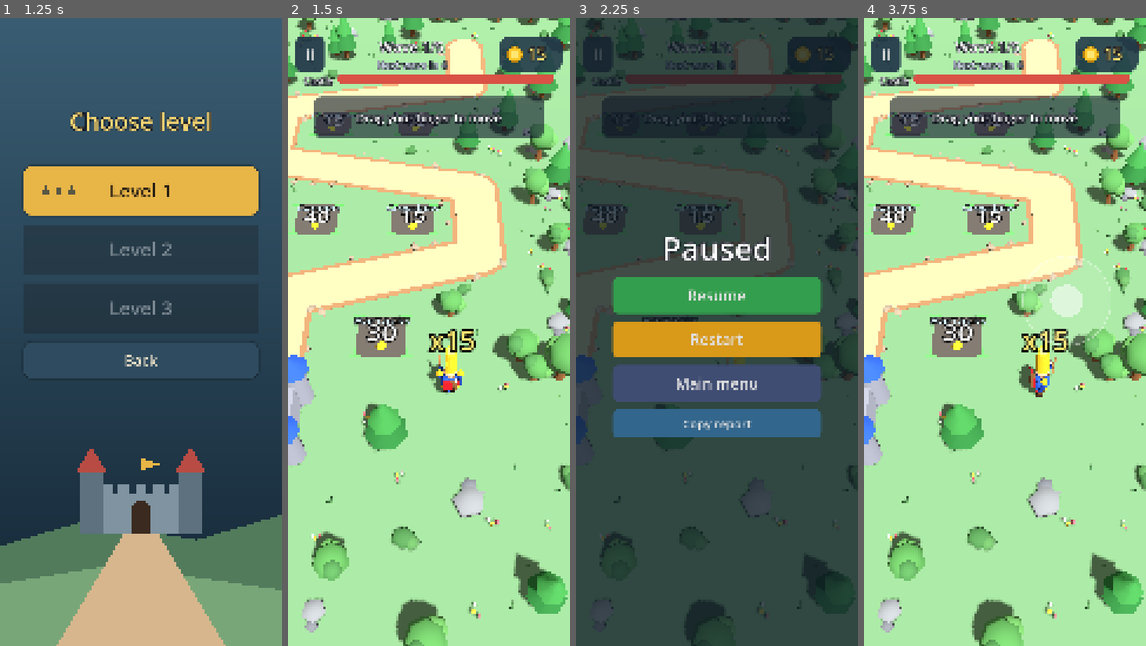
Above: before the commit, frames 1-4 (left to right).
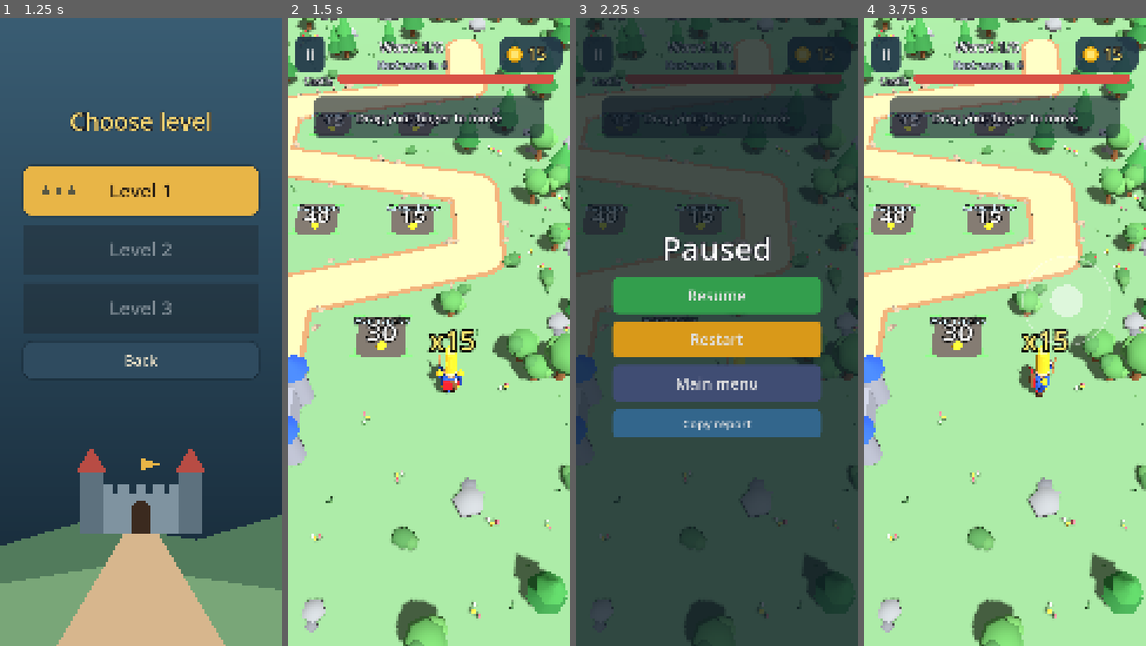
Above: after the commit, the same moments.

Repository: legioner666/Game-
Game: Godot game, scene res://main.tscn
The game is run twice, just before and just after one commit, with the same random seed, the same clock (stepped at 60 frames per second) and the same inputs.
Inputs (mouse positions are in pixels of both pictures, inside the frame that each line leads up to):
- Up to frame 1 (1.25 s): click "Play" at 0.5 s
- Up to frame 2 (1.5 s): click "Level 1" at 1.25 s
- Up to frame 3 (2.25 s): click "II" at 2 s
- Up to frame 4 (3.75 s): click "Restart" at 2.75 s; tap Enter at 3.5 s; move the mouse to (1067, 300) at 3.52 s; hold Right (ui_right) from 3.53 s (still down); click (1067, 300) at 3.67 s

Frame 1 is identical in both runs. In frame 2, 3.0% of the frame differs, in the area x 0-100%, y 0-90%; in frame 3, 0.4%; in frame 4, 3.0%.

Commit message:
Levels 2/3: two extra build plates (late-game coin sink), steeper late waves
Report: all levels cleared at 20/20 with every tower maxed by wave 4-5 and up to 229 coins left on the ground.

Co-Authored-By: Claude Sonnet 5.5 <noreply@anthropic.com>
Claude-Session: https://claude.ai/code/session_01Vo2zMfmpPBAjaiyM3QAnEB

Diff:
--- a/godot/game.gd
+++ b/godot/game.gd
@@ -75,14 +75,17 @@
 	{"kind": "cannon", "pos": Vector3(-3, 0, 4)},
 	{"kind": "crossbow", "pos": Vector3(3, 0, 4)},
 	{"kind": "barracks", "pos": Vector3(1.5, 0, 12.8)},
+	{"kind": "crossbow", "pos": Vector3(3, 0, -13), "min_level": 1},
+	{"kind": "cannon", "pos": Vector3(-6.5, 0, 6.5), "min_level": 1},
 ]
 # Група: [тип, кількість, старт (с), інтервал (с)]
-const LEVEL_MULT := [1.0, 2.1, 2.4]
+const LEVEL_MULT := [1.0, 2.6, 3.4]
+const LEVEL_START_MULT := [1.0, 1.3, 1.35]
 const LEVEL_HP := [1.0, 1.2, 1.3]
 const LEVEL_SPD := [1.0, 1.04, 1.06]
 const LEVEL_COIN := [1.0, 1.1, 1.25]
 const LEVEL_START := [15, 20, 30]
-const LEVEL_BRUTES := [0, 2, 3]
+const LEVEL_BRUTES := [0, 2, 4]
 const WAVES := [
 	[[0, 7, 0.0, 1.2]],
 	[[0, 11, 0.0, 1.0], [1, 4, 4.0, 1.8]],
@@ -421,7 +424,7 @@
 	var out: Array = []
 	for wi in WAVES.size():
 		# складність наростає: перша хвиля м'якша, остання — повна
-		var mw: float = lerpf(1.0 + (m - 1.0) * 0.25, m, float(wi) / (WAVES.size() - 1))
+		var mw: float = lerpf(LEVEL_START_MULT[lv], m, float(wi) / (WAVES.size() - 1))
 		var groups: Array = []
 		for g in WAVES[wi]:
 			var t: int = g[0]
@@ -680,6 +683,8 @@
 
 func _build_plates() -> void:
 	for def in PLATE_DEFS:
+		if level < int(def.get("min_level", 0)):
+			continue
 		var p := Plate.new()
 		p.kind = def["kind"]
 		p.pos = def["pos"]
